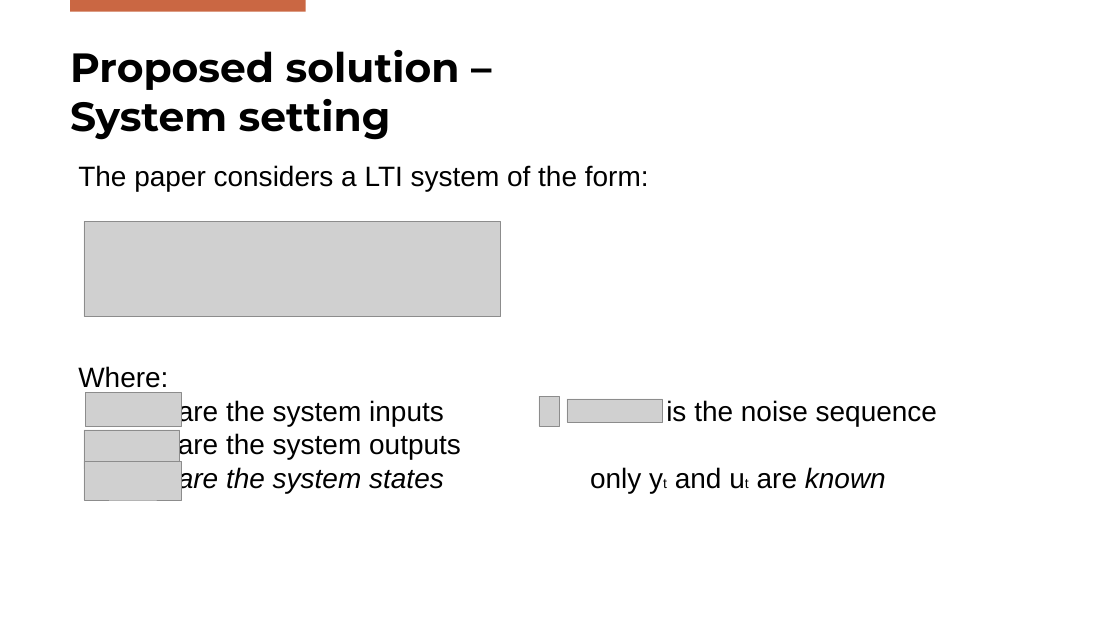
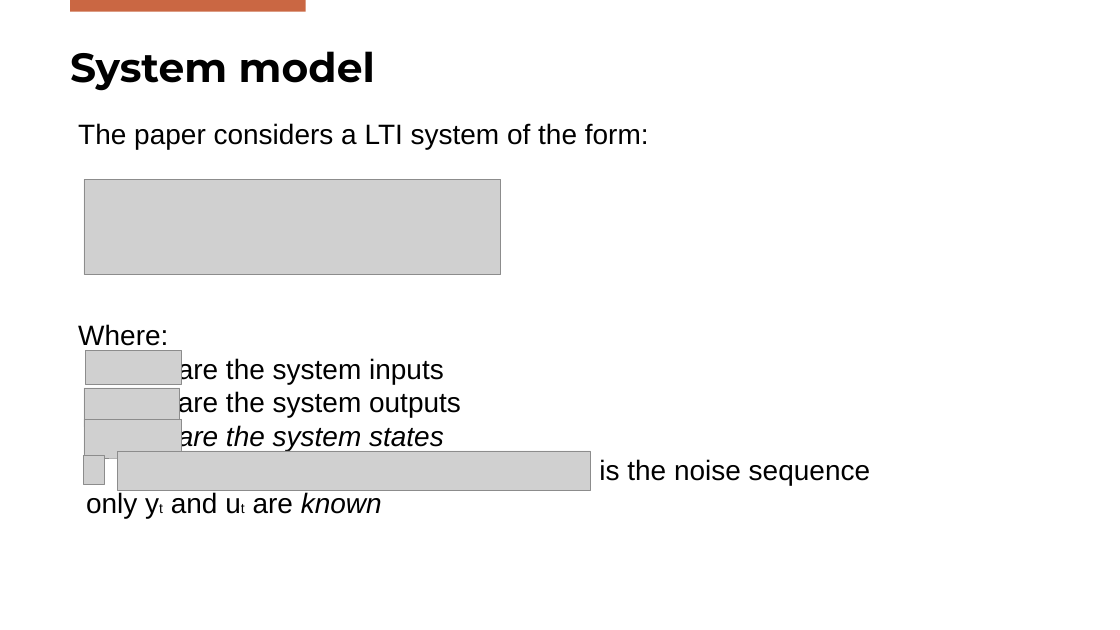
Before and after one commit to Gabriele-Mazzoleni/Progetto_ALES_aa_2025_2026, a slide deck: slide 7 of SPC_Presentation.pptx. Drawn at 1120x630 pixels with LibreOffice and Linux fonts; fonts in the diff are those of the drawing; grey boxes stand for pictures; background and template pictures are left out. Boxes give left, top, right and bottom in pixels: in the first picture for what was removed or moved away, otherwise in the second. Text is boxed around its words. In the diff, an @@ line names an element or a change of style, - is before the commit and + after.

```diff
--- a/SPC_Presentation.pptx
+++ b/SPC_Presentation.pptx
@@ title removed at <box>70,50,460,140</box> @@
-Proposed solution –
-System setting
@@ title added at <box>70,51,375,91</box>, 35 pt, text #000000, bold @@
+System model
@@ text "The paper considers a LTI ...": place and size @@
-text "The paper considers a LTI ..." at <box>78,165,886,493</box>
+text "The paper considers a LTI ..." at <box>78,123,870,518</box>
@@ text at <box>178,357,444,384</box>: text changed @@
-are the system inputs is the noise sequence
+are the system inputs
@@ 4 pictures: place and size @@
-4 pictures at <box>84,222,501,500</box>
+4 pictures at <box>84,180,501,458</box>
@@ picture removed at <box>567,399,663,423</box> @@
@@ text at <box>86,424,870,518</box>: text changed; italic off @@
-are the system states only yt and ut are known
+are the system states
+is the noise sequence
+only yt and ut are known
@@ picture: place and size @@
-picture at <box>539,397,560,427</box>
+picture at <box>84,455,104,486</box>
@@ picture added at <box>118,451,591,490</box> @@
```
Also in this commit, not shown: 16 other slides changed, 3 slides added, 1 slide removed, 1 other file.
